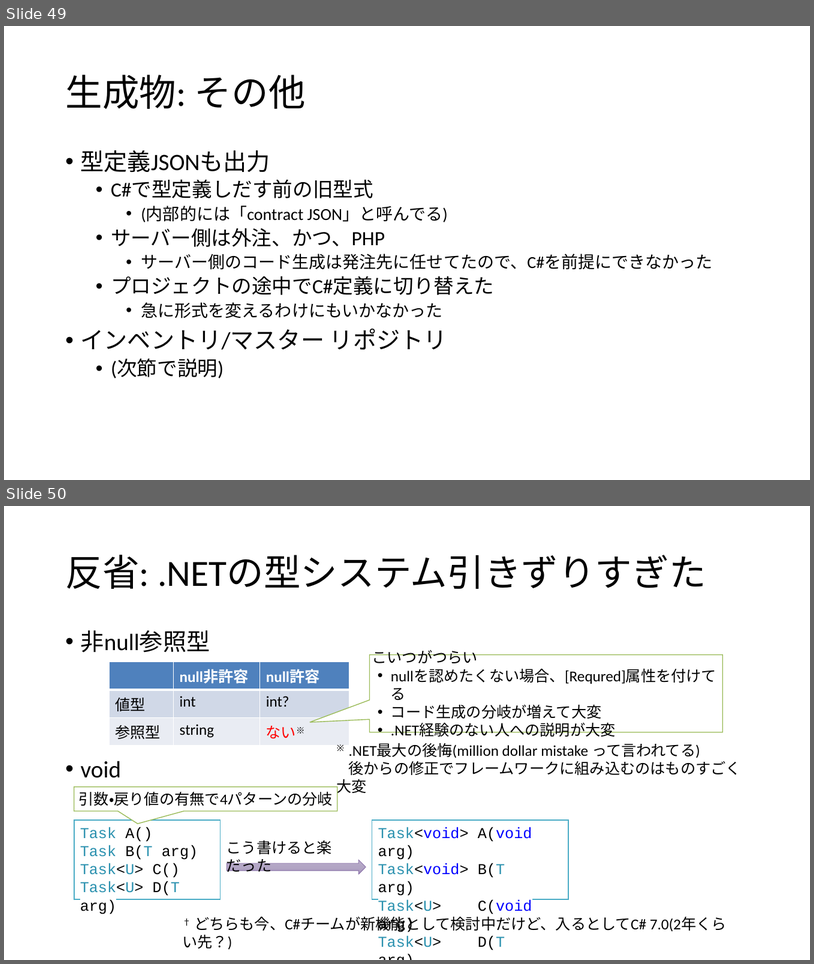
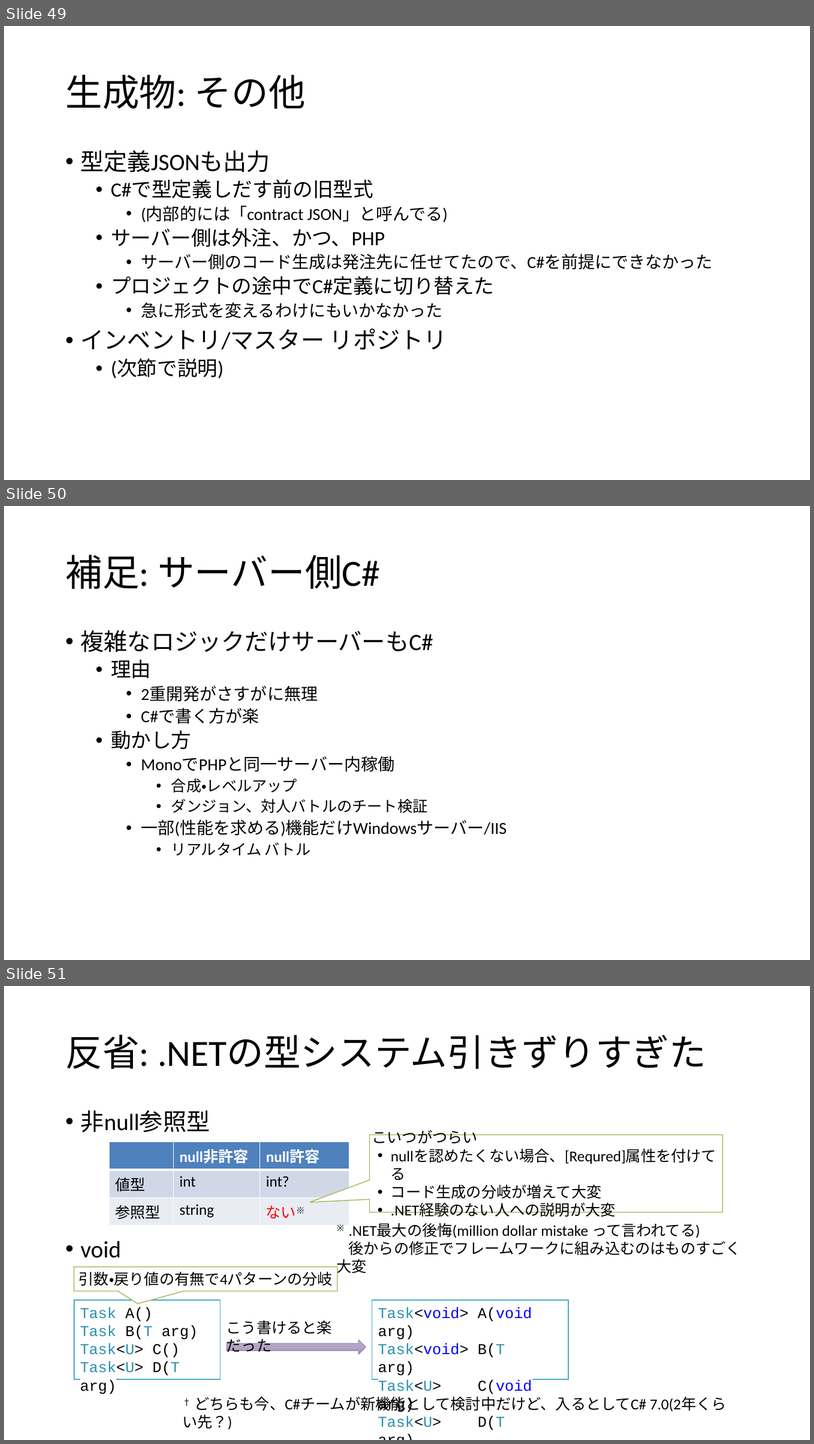
Before and after one commit to ppcuni/UnityCsharp20150321, a slide deck: doc/自社フレームワーク.pptx. Shown one above the other, each under a label of ours: slides 49 and 50 before the commit, slides 49, 50 and 51 after it. The pictures are 814x964 and 814x1444 pixels, drawn with LibreOffice and Linux fonts; fonts in the diff are those of the drawing. Boxes give left, top, right and bottom in pixels: in the first picture for what was removed or moved away, otherwise in the second. Text is boxed around its words. In the diff, an @@ line names an element or a change of style, - is before the commit and + after.

Commit message:
サーバー側C#の補足追加

```diff
--- a/doc/自社フレームワーク.pptx
+++ b/doc/自社フレームワーク.pptx
@@ slide 50 added at [4,506,810,960], background #FFFFFF @@
@@ title added at [65,555,380,589], 44 pt, text #000000 @@
+補足: サーバー側C#
@@ text added at [81,630,507,855], 20 pt, text #000000 @@
+• 複雑なロジックだけサーバーもC#
+  • 理由
+    • 2重開発がさすがに無理
+    • C#で書く方が楽
+  • 動かし方
+    • MonoでPHPと同一サーバー内稼働
+      • 合成・レベルアップ
+      • ダンジョン、対人バトルのチート検証
+    • 一部(性能を求める)機能だけWindowsサーバー/IIS
+      • リアルタイム バトル
@@ what was slide 50 is now slide 51 @@
```
